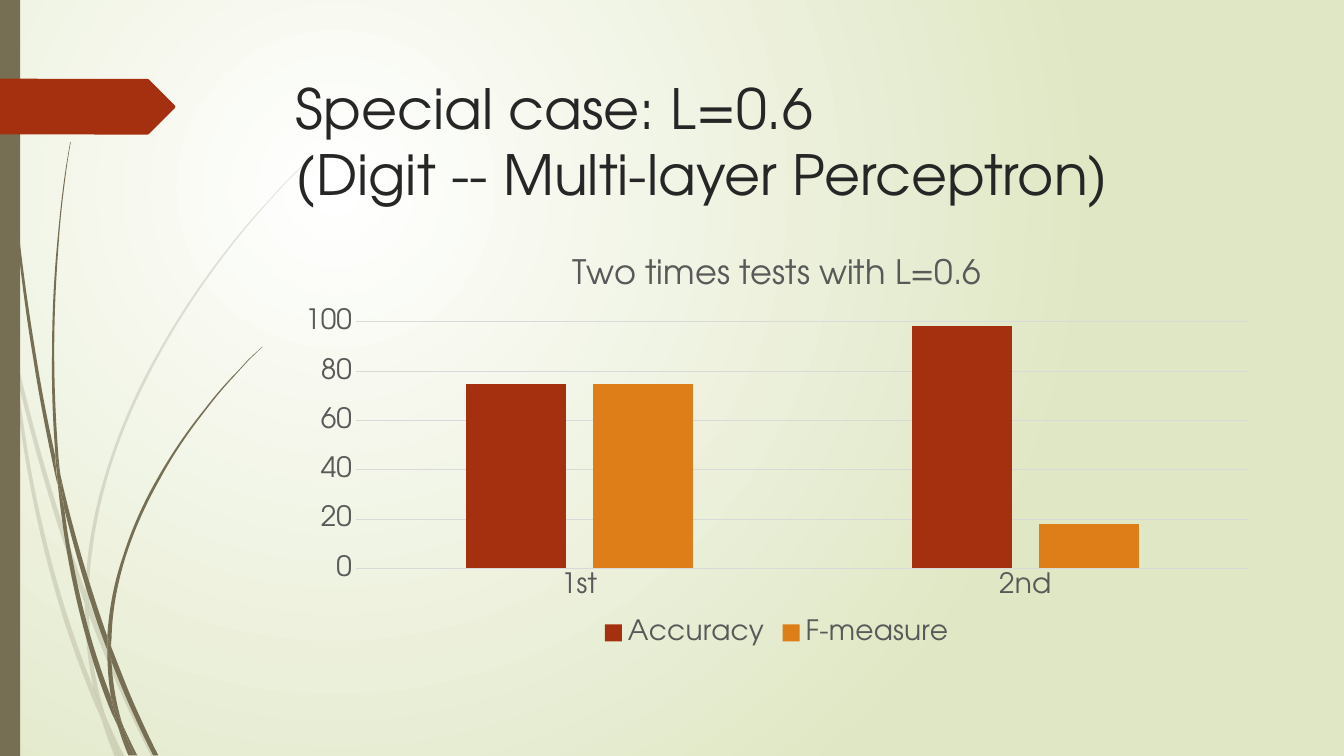
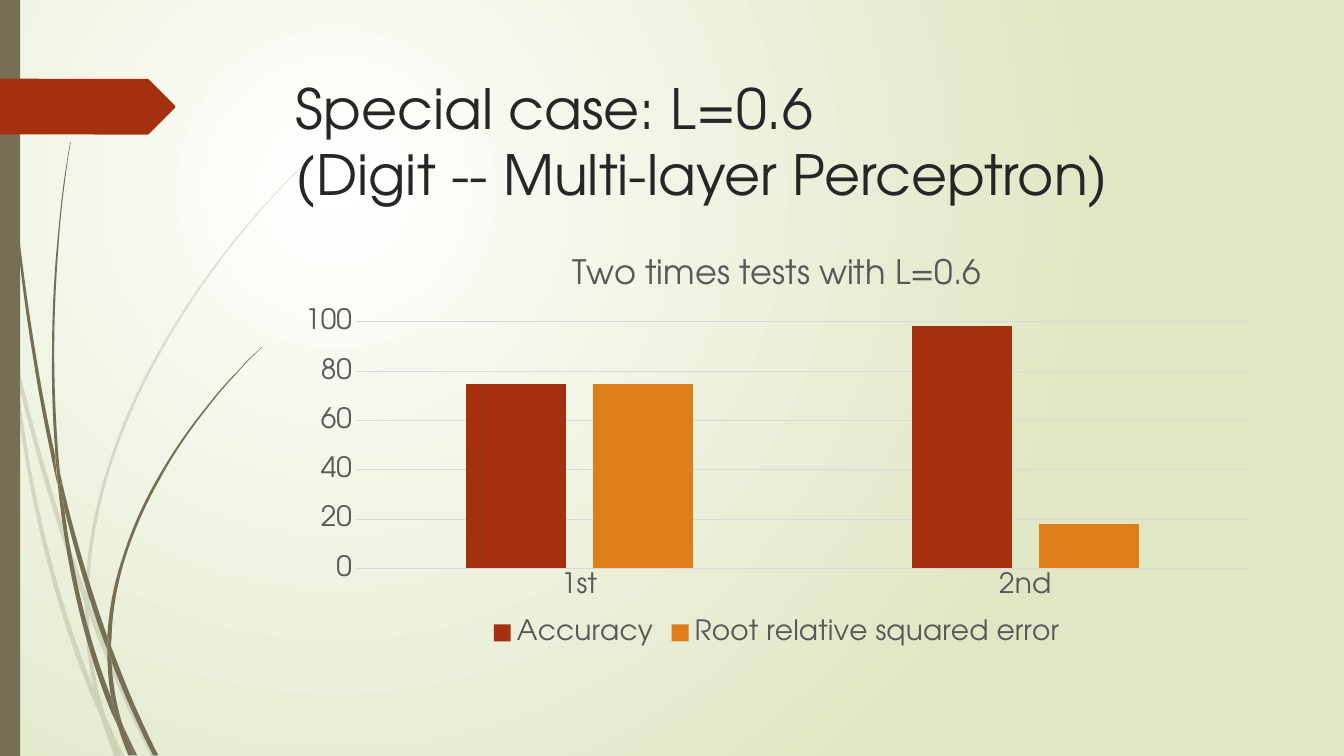
Before and after one commit to XiaokuanOSU/AI2report, a slide deck: slide 26 of PPTGroup10.pptx. Drawn at 1344x756 pixels with LibreOffice and Linux fonts; fonts in the diff are those of the drawing. Boxes give left, top, right and bottom in pixels: in the first picture for what was removed or moved away, otherwise in the second. Text is boxed around its words. In the diff, an @@ line names an element or a change of style, - is before the commit and + after.

```diff
--- a/PPTGroup10.pptx
+++ b/PPTGroup10.pptx
@@ column chart at (x1=285, y1=235, x2=1268, y2=651) @@
-F-measure: 75, 18
+Root relative squared error: 75, 18
```
Also in this commit, not shown: 2 other slides changed, 3 other files.
